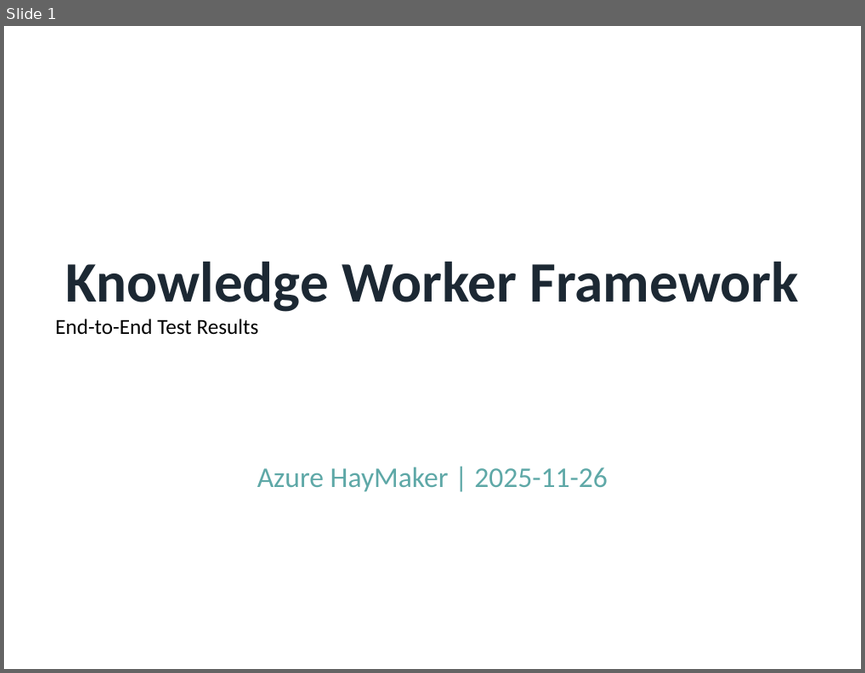
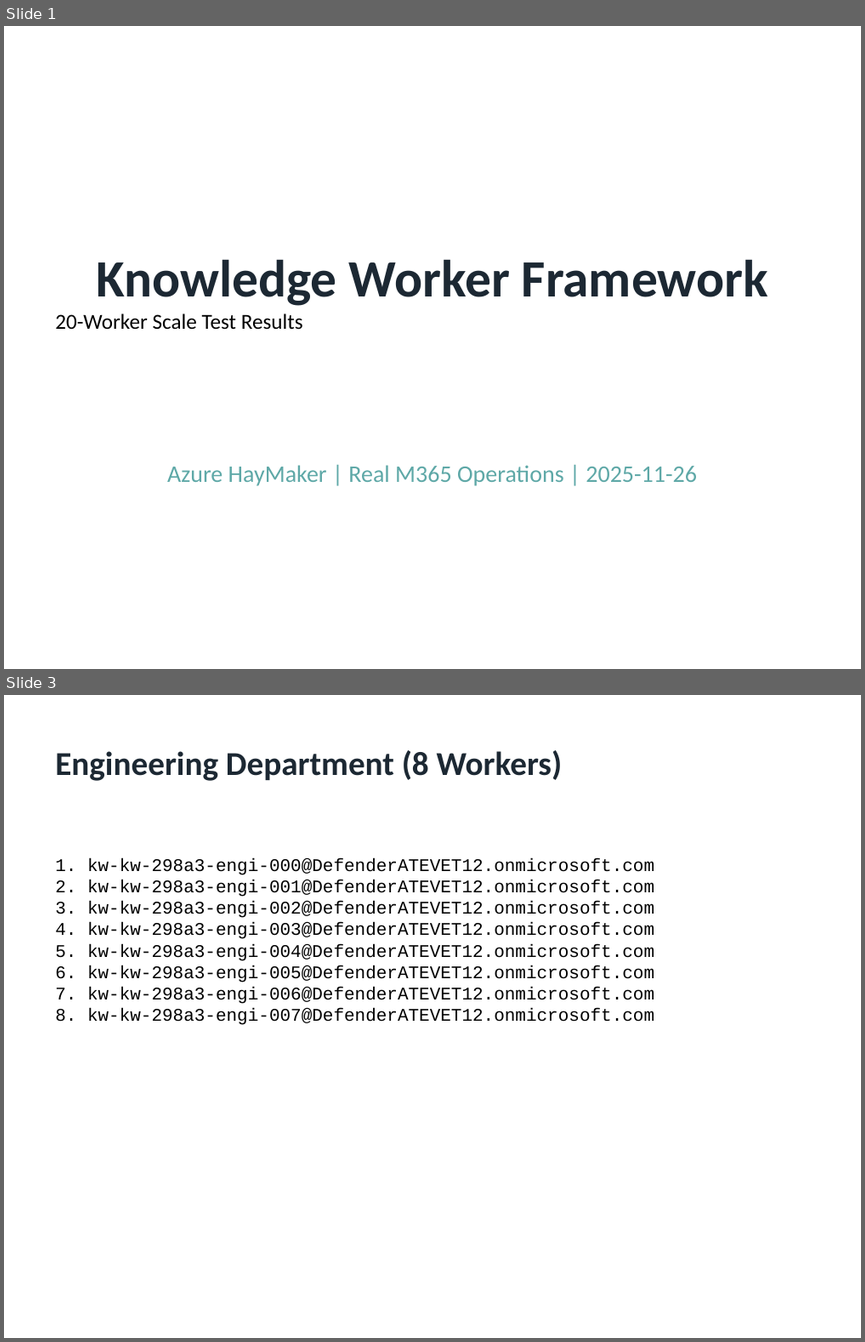
Before and after one commit to rysweet/AzureHayMaker, a slide deck: KnowledgeWorker-E2E-Evidence.pptx. Shown one above the other, each under a label of ours: slide 1 before the commit, slides 1 and 3 after it; the slides between them are not shown. The pictures are 865x673 and 865x1342 pixels, drawn with LibreOffice and Linux fonts; fonts in the diff are those of the drawing. Boxes give left, top, right and bottom in pixels: in the first picture for what was removed or moved away, otherwise in the second. Text is boxed around its words. In the diff, an @@ line names an element or a change of style, - is before the commit and + after.

```diff
--- a/KnowledgeWorker-E2E-Evidence.pptx
+++ b/KnowledgeWorker-E2E-Evidence.pptx
@@ slide 3 added at [4,695,861,1338], background #FFFFFF @@
@@ text added at [55,750,562,781], 28 pt, text #1C2833, bold @@
+Engineering Department (8 Workers)
@@ text added at [55,858,654,1025], 15 pt, text #000000 @@
+1. kw-kw-298a3-engi-000@DefenderATEVET12.onmicrosoft.com
+2. kw-kw-298a3-engi-001@DefenderATEVET12.onmicrosoft.com
+3. kw-kw-298a3-engi-002@DefenderATEVET12.onmicrosoft.com
+4. kw-kw-298a3-engi-003@DefenderATEVET12.onmicrosoft.com
+5. kw-kw-298a3-engi-004@DefenderATEVET12.onmicrosoft.com
+6. kw-kw-298a3-engi-005@DefenderATEVET12.onmicrosoft.com
+7. kw-kw-298a3-engi-006@DefenderATEVET12.onmicrosoft.com
+8. kw-kw-298a3-engi-007@DefenderATEVET12.onmicrosoft.com
@@ slide 1 changed as well @@
@@ text at [96,259,768,306]: size 48 to 44 pt in "Knowledge Worker Framework" @@
@@ text at [55,313,303,329]: text changed @@
-End-to-End Test Results
+20-Worker Scale Test Results
@@ text at [167,465,697,486]: text changed; size 24 to 20 pt @@
-Azure HayMaker | 2025-11-26
+Azure HayMaker | Real M365 Operations | 2025-11-26
```
Also in this commit, not shown: 1 other slide changed, 5 other slides added, 6 slides removed, 1 other file.
